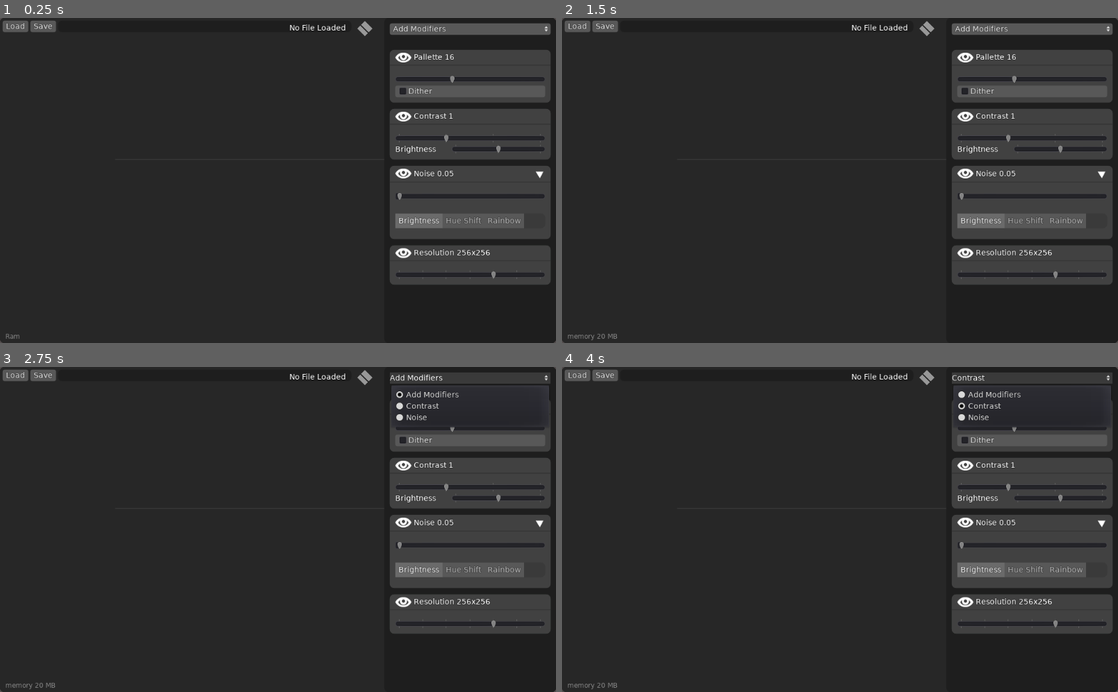
Above: before the commit, frames 1-4 (two rows, left to right).
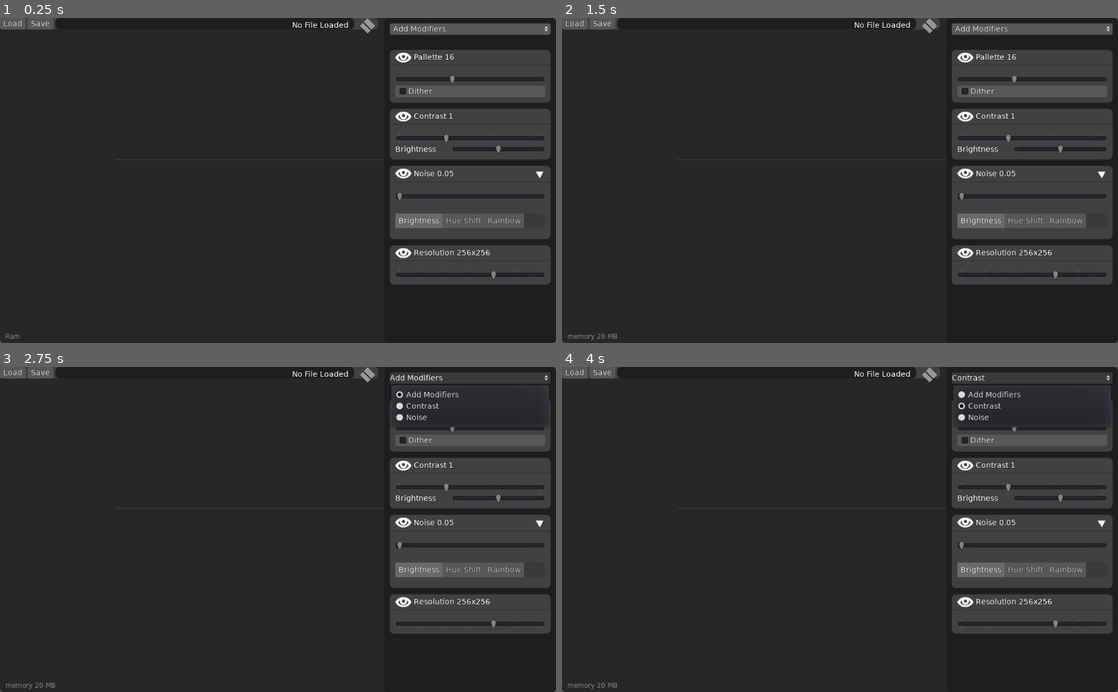
Above: after the commit, the same moments.

Repository: jackaperkins/texrex
Game: Godot game, scene res://main.tscn
Two runs of this game, one before a commit and one after it. Both use one fixed random seed, a clock stepped at 60 frames per second and the inputs below.
Inputs (mouse positions are in pixels of both pictures, inside the frame that each line leads up to):
- Up to frame 1 (0.25 s): no input
- Up to frame 2 (1.5 s): click (967, 57) at 0.52 s; click (967, 57) at 1.27 s
- Up to frame 3 (2.75 s): click "Add Modifiers" at 2 s
- Up to frame 4 (4 s): click (1034, 406) at 2.77 s; click "Contrast" at 3.5 s

The runs differ from the first frame. In frame 1, 0.5% of the frame differs, in the area x 0-68%, y 0-6%; in frame 2, 0.5%; in frame 3, 0.5%; in frame 4, 0.5%.

Commit message:
update readme, tweaks

Diff:
--- a/texrex/main.gd
+++ b/texrex/main.gd
@@ -4,6 +4,8 @@
 var image = Image.new()
 
 var result = Image.new()
+
+var activity_spin_frames = 0
 
 onready var modifiers_container = $main_split/Panel/VBoxContainer/modifiers_container
 onready var file_name_label = $"main_split/main area/VBoxContainer/Menubar/HBoxContainer/PanelContainer/Filename"
@@ -38,6 +40,7 @@
 	add_modifier(modifier_constrast)
 	add_modifier(modifier_noise)
 	add_modifier(modifier_resolution)
+
 
 func modifier_order_updated():
 	modifiers = []
@@ -99,7 +102,7 @@
 				# special case to wait for a  yield if our modifier is a coroutine
 				if function is GDScriptFunctionState && function.is_valid():
 					yield(function, "completed")
-					renderIndicator.set_rotation(renderIndicator.get_rotation()+0.2)
+					activity_spin_frames = max(8, activity_spin_frames)
 			result.copy_from(modifier.image)
 		i -= 1
 
@@ -116,6 +119,10 @@
 				return n
 
 func _process(delta):
+	if activity_spin_frames > 0:
+		activity_spin_frames -= 1
+		renderIndicator.rect_rotation += 3
+
 	if Input.is_action_just_pressed('middle_mouse'):
 		is_panning = true
 	elif Input.is_action_just_released('middle_mouse'):
--- a/texrex/main.tscn
+++ b/texrex/main.tscn
@@ -85,19 +85,13 @@
 "_edit_use_anchors_": false
 }
 
-[node name="Menubar" type="Panel" parent="main_split/main area/VBoxContainer"]
-margin_right = 696.0
-__meta__ = {
-"_edit_use_anchors_": false
-}
+[node name="Menubar" type="PanelContainer" parent="main_split/main area/VBoxContainer"]
+margin_right = 696.0
+margin_bottom = 21.0
 
 [node name="HBoxContainer" type="HBoxContainer" parent="main_split/main area/VBoxContainer/Menubar"]
-anchor_right = 1.0
-anchor_bottom = 1.0
-margin_left = 5.0
-margin_top = 5.0
-margin_right = -5.0
-margin_bottom = -5.0
+margin_right = 696.0
+margin_bottom = 21.0
 __meta__ = {
 "_edit_use_anchors_": false
 }
@@ -121,7 +115,7 @@
 
 [node name="PanelContainer" type="Panel" parent="main_split/main area/VBoxContainer/Menubar/HBoxContainer"]
 margin_left = 102.0
-margin_right = 642.0
+margin_right = 652.0
 margin_bottom = 21.0
 size_flags_horizontal = 3
 custom_styles/panel = ExtResource( 7 )
@@ -141,8 +135,8 @@
 }
 
 [node name="Container" type="Control" parent="main_split/main area/VBoxContainer/Menubar/HBoxContainer"]
-margin_left = 646.0
-margin_right = 686.0
+margin_left = 656.0
+margin_right = 696.0
 margin_bottom = 21.0
 rect_min_size = Vector2( 40, 0 )
 
@@ -170,9 +164,8 @@
 }
 
 [node name="BottomBar" type="Control" parent="main_split/main area/VBoxContainer"]
-margin_left = 10.0
 margin_top = 580.0
-margin_right = 706.0
+margin_right = 696.0
 margin_bottom = 600.0
 rect_min_size = Vector2( 0, 20 )
 size_flags_vertical = 10
Not shown, added: docs/texrex_demo.png
Not shown, changed: readme.md
